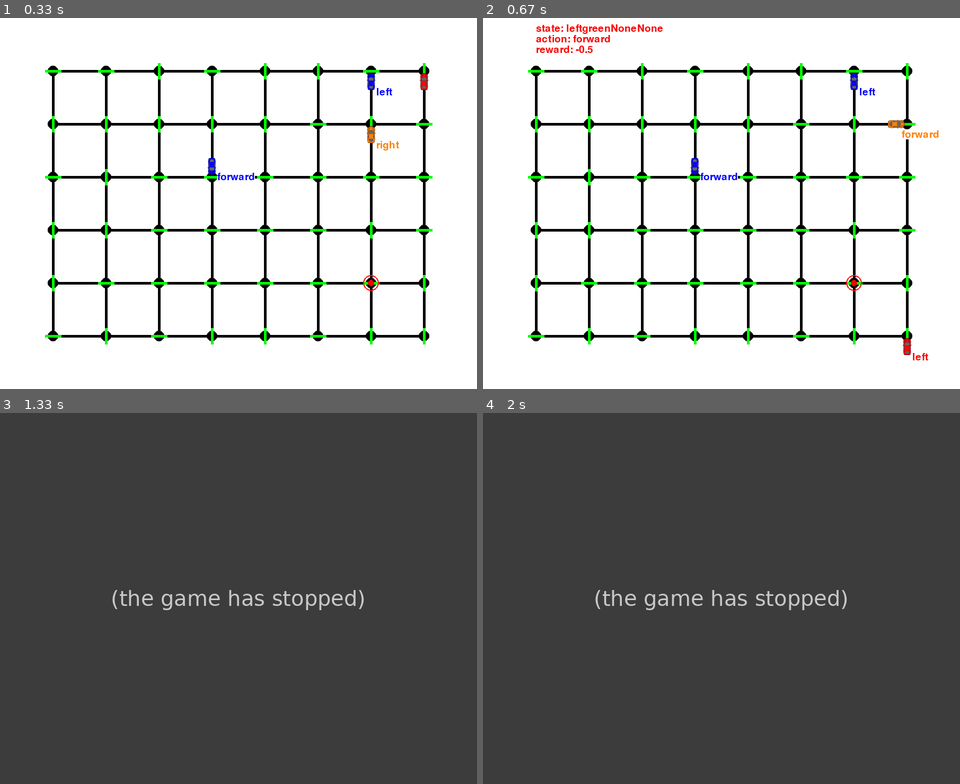
Above: before the commit, frames 1-4 (two rows, left to right).
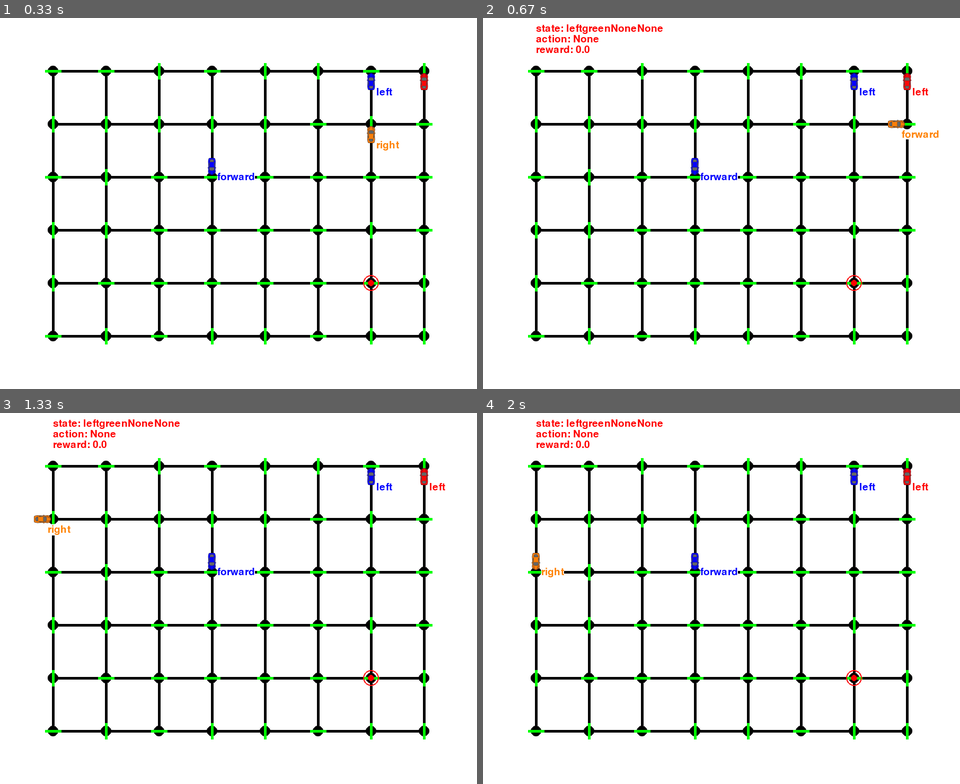
Above: after the commit, the same moments.

Repository: Fujiki-Nakamura/MLND
Game: pygame game, started from smartcab/smartcab/agent.py
Same seed, same stepped clock (60 frames per second), same inputs: the game is played once before the commit and once after it. The source is Python 2; it was converted automatically to run under Python 3.
Inputs:
- Up to frame 1 (0.33 s): no input
- Up to frame 2 (0.67 s): no input
- Up to frame 3 (1.33 s): no input
- Up to frame 4 (2 s): no input

Frame 1 is identical in both runs. In frame 2, 0.3% of the frame differs, in the area x 18-94%, y 4-93%; in frame 3, 100%, in the area x 0-100%, y 0-100%; in frame 4, 100%.
Error before the commit: UnboundLocalError: cannot access local variable 'action' where it is not associated with a v...; the game stopped at 0.9 s (later frames are placeholders)

Commit message:
[BUGFIX] explore at the probability epsilon

Diff:
--- a/smartcab/smartcab/agent.py
+++ b/smartcab/smartcab/agent.py
@@ -38,7 +38,9 @@
                                        inputs['left'])
 
         # TODO: Select action according to your policy
-        if random.random() < self.epsilon:  # exploit
+        if random.random() < self.epsilon:  # explore
+            action = random.choice((None, 'forward', 'left', 'right'))
+        else:  # exploit
             if self.Q_table.has_key(self.state):  # encountered this state previously
                 # select an action which maximize the Q value
                 actions = self.Q_table[self.state]
